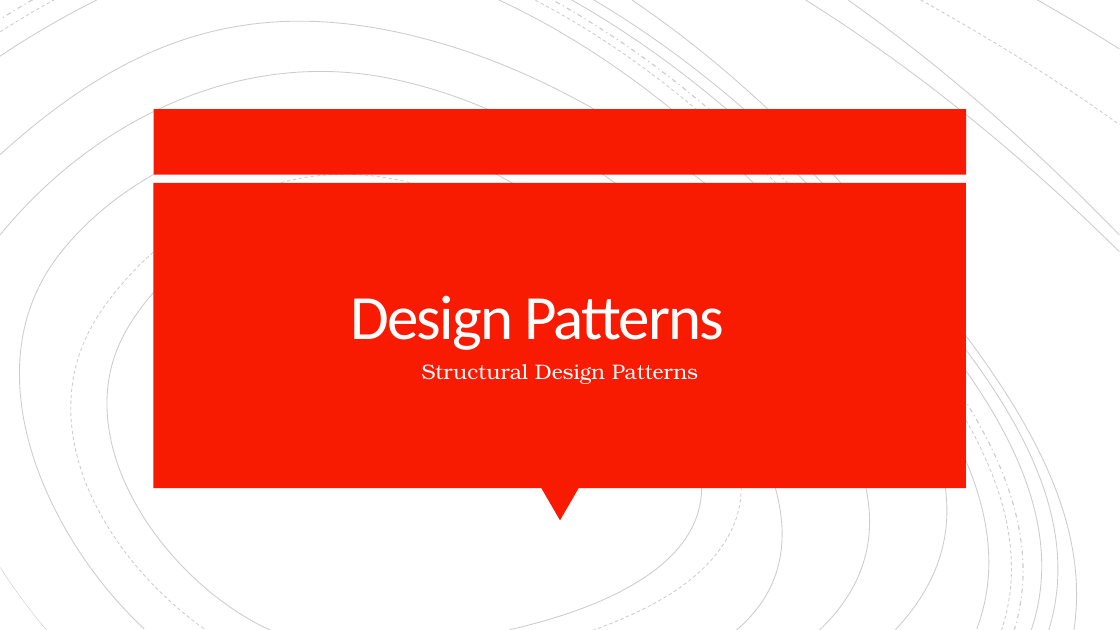
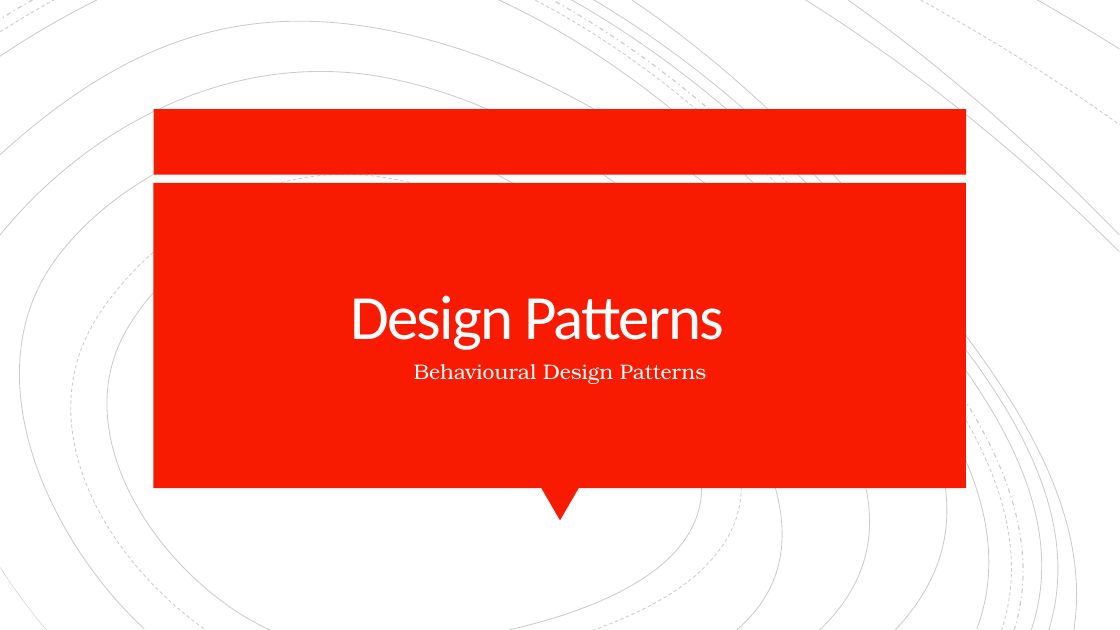
Before and after one commit to TeamOsprey/BytesAndBites, a slide deck: slide 1 of Slides/BytesAndBites - Design Patterns - Behavioural.pptx. Drawn at 1120x630 pixels with LibreOffice and Linux fonts; fonts in the diff are those of the drawing. Boxes give left, top, right and bottom in pixels: in the first picture for what was removed or moved away, otherwise in the second. Text is boxed around its words. In the diff, an @@ line names an element or a change of style, - is before the commit and + after.

```diff
--- a/Slides/BytesAndBites - Design Patterns - Behavioural.pptx
+++ b/Slides/BytesAndBites - Design Patterns - Behavioural.pptx
@@ subtitle at box(414, 364, 706, 384): text changed @@
-Structural Design Patterns
+Behavioural Design Patterns
```
Also in this commit, not shown: 1 other slide changed, 9 slides added, 1 other file.
